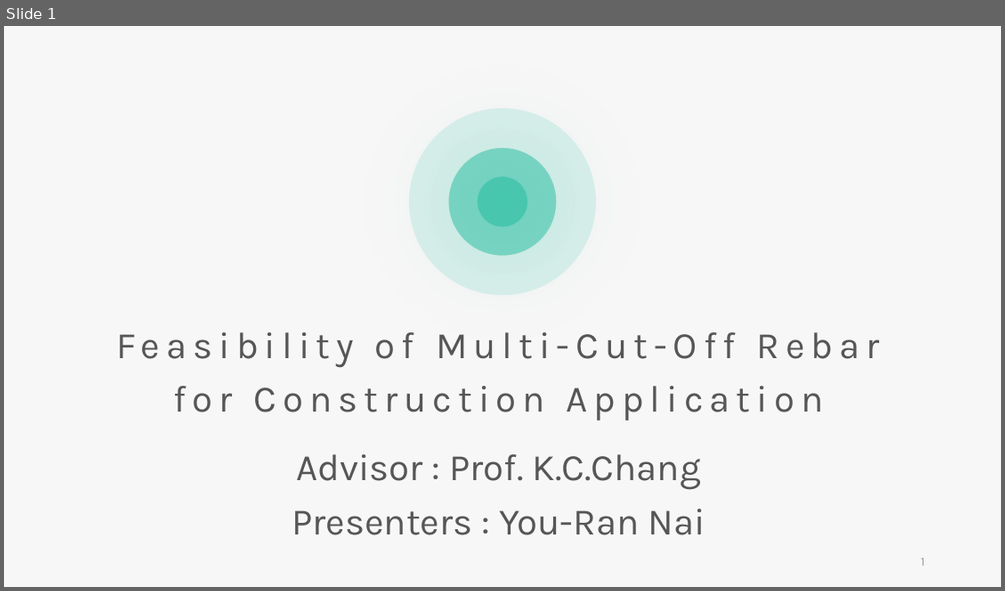
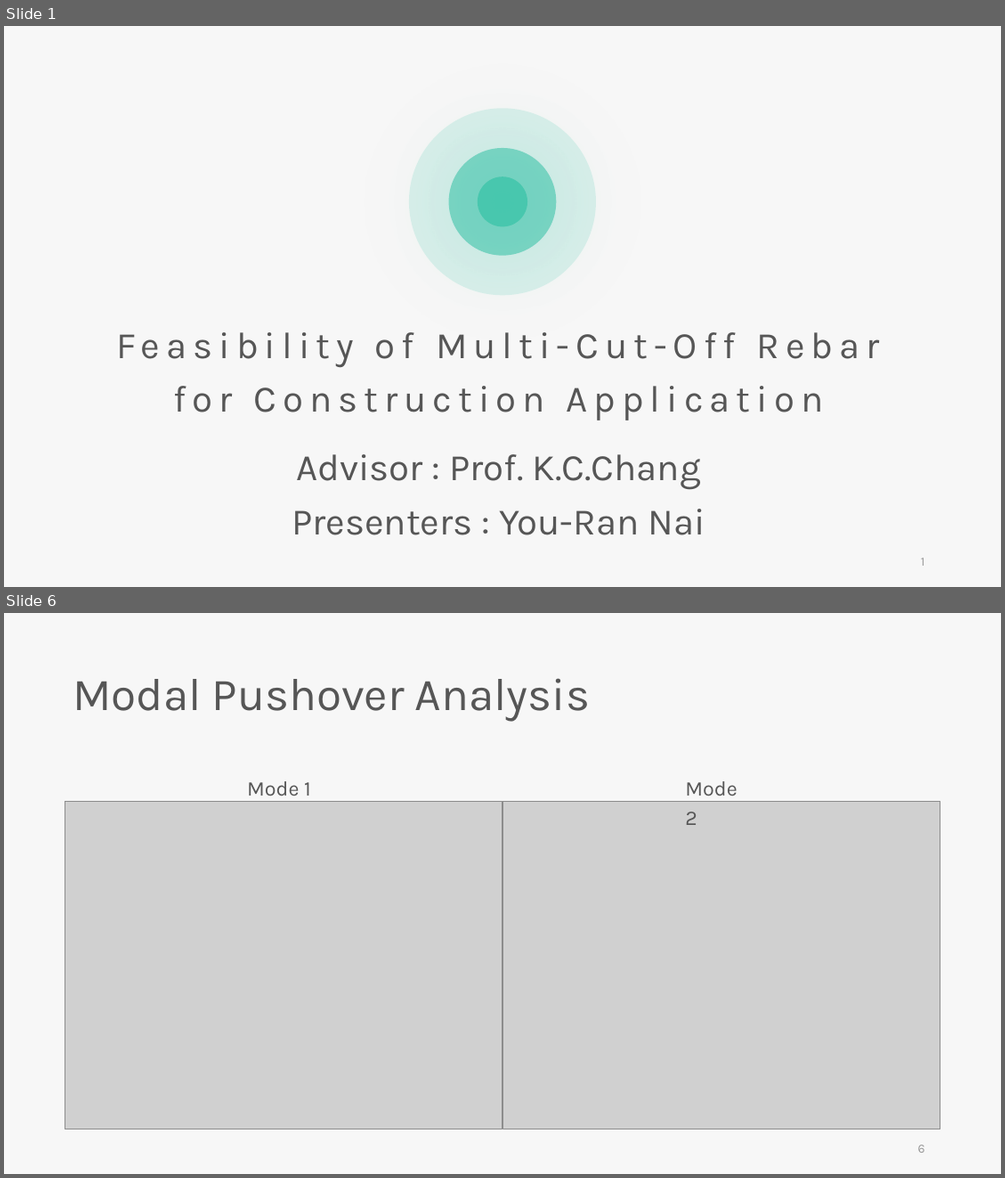
Before and after one commit to skyran1278/thesis, a slide deck: Meeting/20190531 Meeting/20190531 Meeting.pptx. Shown one above the other, each under a label of ours: slide 1 before the commit, slides 1 and 6 after it; the slides between them are not shown. The pictures are 1005x591 and 1005x1178 pixels, drawn with LibreOffice and Linux fonts; fonts in the diff are those of the drawing; grey boxes stand for pictures. Boxes give left, top, right and bottom in pixels: in the first picture for what was removed or moved away, otherwise in the second. Text is boxed around its words. In the diff, an @@ line names an element or a change of style, - is before the commit and + after.

```diff
--- a/Meeting/20190531 Meeting/20190531 Meeting.pptx
+++ b/Meeting/20190531 Meeting/20190531 Meeting.pptx
@@ slide 6 added at bbox=[4, 613, 1001, 1174], background #F7F7F7 @@
@@ text added at bbox=[73, 678, 590, 721], 44 pt, text #565656 @@
+Modal Pushover Analysis
@@ text added at bbox=[247, 781, 311, 795], 20 pt, text #565656 @@
+Mode 1
@@ text added at bbox=[685, 781, 736, 825], 20 pt, text #565656 @@
+Mode 2
@@ picture added at bbox=[65, 801, 502, 1128] @@
@@ picture added at bbox=[502, 801, 939, 1128] @@
@@ page number added at bbox=[918, 1144, 925, 1152], 12 pt, text #9A9A9A @@
+6
```
Also in this commit, not shown: 4 slides changed, 5 other slides added, 5 other files.
